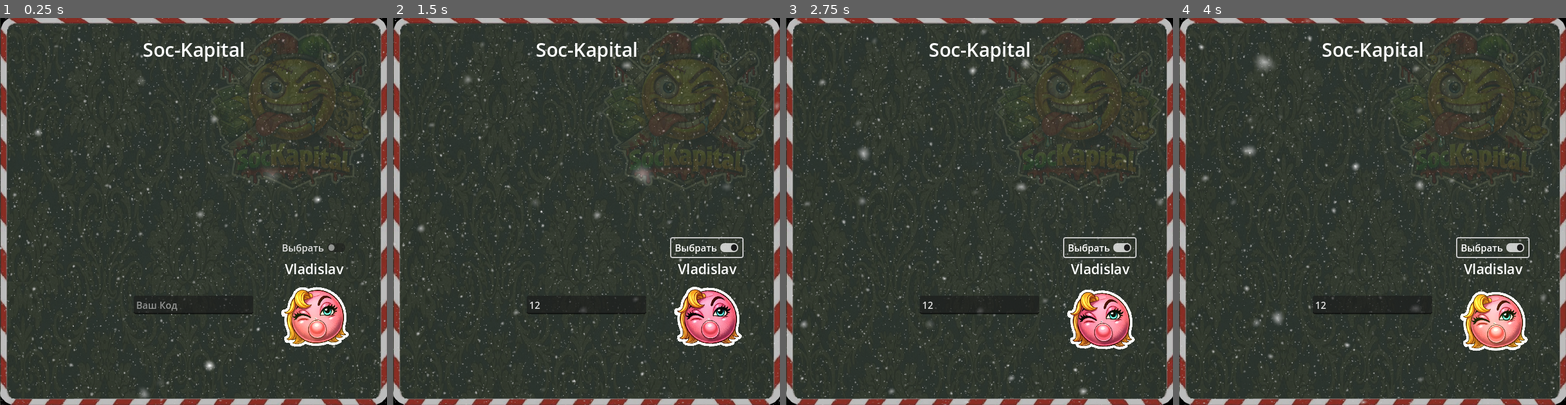
Above: before the commit, frames 1-4 (left to right).
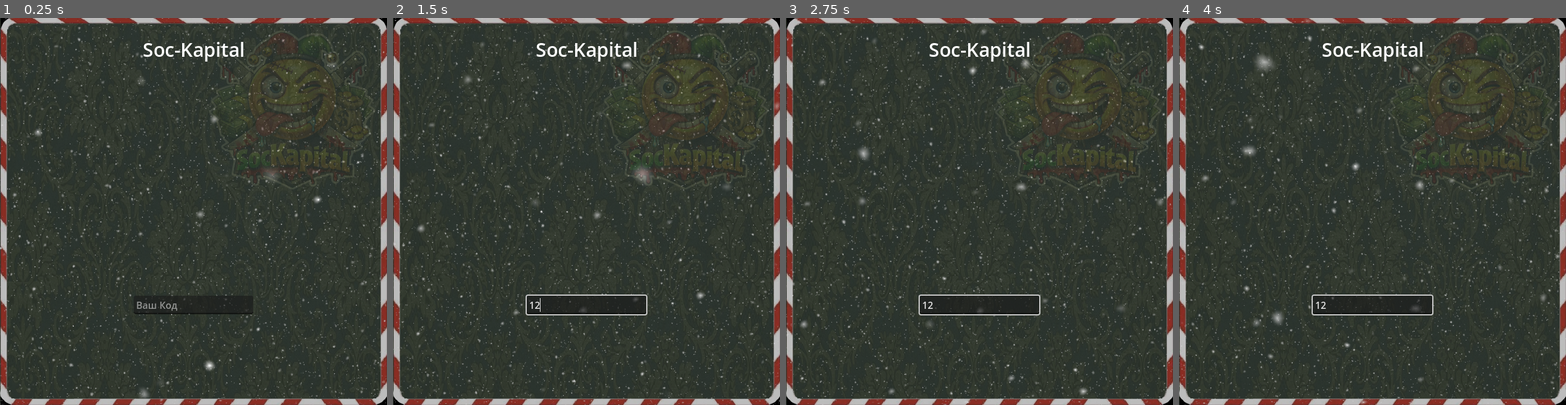
Above: after the commit, the same moments.

Repository: SumZbrod/SocKapitalGD
Game: Godot game, scene res://scene/main.tscn
Same seed, same stepped clock (60 frames per second), same inputs: the game is played once before the commit and once after it.
Inputs (mouse positions are in pixels of both pictures, inside the frame that each line leads up to):
- Up to frame 1 (0.25 s): no input
- Up to frame 2 (1.5 s): click (586, 304) at 0.52 s; type "12" at 0.6 s; click (706, 246) at 1.25 s, where only the run before the commit has a clickable "Выбрать"
- Up to frame 3 (2.75 s): tap Enter at 2 s; move the mouse to (1064, 192) at 2.02 s; tap 1 at 2.1 s; click (1064, 192) at 2.17 s; tap Space at 2.27 s
- Up to frame 4 (4 s): drag from (1295, 230) to (1353, 288) at 2.77 s; move the mouse to (1411, 126) at 3.52 s; tap K at 3.6 s; click (1411, 126) at 3.67 s

The runs differ from the first frame. In frame 1, 2.5% of the frame differs, in the area x 72-91%, y 58-85%; in frame 2, 2.9%, in the area x 34-91%, y 56-85%; in frame 3, 2.9%; in frame 4, 2.9%.
Error before the commit: Cannot call method 'duplicate' on a null value. (res://script/account.gd:20)

Commit message:
voting bar clicable

Diff:
--- a/scene/account.tscn
+++ b/scene/account.tscn
@@ -17,11 +17,6 @@
 script = ExtResource("1_ujsm1")
 metadata/_edit_use_anchors_ = true
 
-[node name="CheckButton" type="CheckButton" parent="."]
-layout_mode = 2
-size_flags_horizontal = 4
-text = "Выбрать"
-
 [node name="LabelName" type="Label" parent="."]
 layout_mode = 2
 size_flags_horizontal = 4
@@ -38,6 +33,15 @@
 texture = ExtResource("3_mntt1")
 region_rect = Rect2(682, 0, 341, 341)
 
+[node name="Button" type="Button" parent="NinePatchRect"]
+modulate = Color(1, 1, 1, 0)
+layout_mode = 1
+anchors_preset = 15
+anchor_right = 1.0
+anchor_bottom = 1.0
+grow_horizontal = 2
+grow_vertical = 2
+
 [node name="ScoreLabel" type="Label" parent="."]
 layout_mode = 2
 size_flags_horizontal = 4
@@ -48,4 +52,6 @@
 [node name="MessageLabel" type="Label" parent="."]
 layout_mode = 2
 
-[connection signal="toggled" from="CheckButton" to="." method="_on_check_button_toggled"]
+[connection signal="mouse_entered" from="NinePatchRect/Button" to="." method="_on_button_mouse_entered"]
+[connection signal="mouse_exited" from="NinePatchRect/Button" to="." method="_on_button_mouse_exited"]
+[connection signal="pressed" from="NinePatchRect/Button" to="." method="_on_button_pressed"]
--- a/scene/main.tscn
+++ b/scene/main.tscn
@@ -25,7 +25,7 @@
 grow_horizontal = 2
 grow_vertical = 2
 script = ExtResource("1_itxqv")
-start_player_count = 2
+start_player_count = 3
 
 [node name="UpperBlock" type="VBoxContainer" parent="."]
 z_index = 1
@@ -116,6 +116,7 @@
 patch_margin_bottom = 15
 
 [node name="Account" parent="." instance=ExtResource("5_4j5ol")]
+visible = false
 layout_mode = 1
 anchor_left = 1.0
 anchor_right = 1.0
--- a/script/account.gd
+++ b/script/account.gd
@@ -1,6 +1,5 @@
 class_name AccountNode extends VBoxContainer
 
-@onready var check_button: CheckButton = $CheckButton
 @onready var label_name: Label = $LabelName
 @onready var nine_patch_rect: NinePatchRect = $NinePatchRect
 @onready var score_label: Label = $ScoreLabel
@@ -8,8 +7,9 @@
 signal change_select(value: bool)
 
 var button_pressed: bool
-var disabled: bool
+var disabled: bool = true
 var pid: int
+var deselected: bool = false
 
 func _ready() -> void:
 	make_material_unique()
@@ -17,7 +17,7 @@
 func make_material_unique():
 	var nine_patch_rect_material = nine_patch_rect.get_material()
 	if nine_patch_rect_material:
-		var unique_material = material.duplicate(true)
+		var unique_material = nine_patch_rect_material.duplicate(true)
 		nine_patch_rect.set_material(unique_material)
 
 func setup(player:PlayerClass):
@@ -39,10 +39,38 @@
 	score_label.visible = true
 	message_label.visible = true
 
-func _on_check_button_toggled(toggled_on: bool) -> void:
-	emit_signal("change_select", toggled_on)
-	button_pressed = check_button.button_pressed
-	disabled = check_button.disabled
-
 func get_pid():
 	return pid
+
+func set_ava_mode(value:int):
+	var ava_material:ShaderMaterial = nine_patch_rect.get_material()
+	ava_material.set_shader_parameter("mode", value)
+
+func change_press_button(value):
+	button_pressed = value
+	set_ava_mode(int(button_pressed))
+
+func _on_button_pressed() -> void:
+	if !disabled:
+		change_press_button(!button_pressed)
+		emit_signal("change_select", button_pressed)
+		deselected = false
+
+func _on_button_mouse_entered() -> void:
+	if !disabled and !button_pressed:
+		set_ava_mode(3)
+
+func _on_button_mouse_exited() -> void:
+	if !disabled and !button_pressed:
+		if deselected:
+			set_ava_mode(2)
+		else:
+			set_ava_mode(0)
+
+func reset() -> void:
+	set_ava_mode(0)
+	deselected = false
+
+func deselectit() -> void:
+	set_ava_mode(2)
+	deselected = true
--- a/script/main.gd
+++ b/script/main.gd
@@ -320,6 +320,7 @@
 			next_button.disabled = true
 			next_button.visible = false
 			voting_container.visible = true
+			voting_container.disable_accs()
 			h_slider.visible = false
 		_:
 			push_warning("[change_screen_properties] Uknown state: %s" % state)
--- a/script/voting_container.gd
+++ b/script/voting_container.gd
@@ -35,13 +35,35 @@
 		new_acc.change_select.connect(_on_chose_acc)
 		acc_chooses.append(false)
 
+func reset_accs():
+	var i := 0
+	for acc in get_children():
+		if acc_chooses[i]:
+			acc_chooses[i] = false
+		acc.reset()
+		i += 1
+
+func disable_accs():
+	var i := 0
+	for acc in get_children():
+		if acc_chooses[i]:
+			acc_chooses[i] = false
+		acc.reset()
+		acc.disabled = true
+		i += 1
+
 func _on_chose_acc(toggled_on: bool):
 	if toggled_on:
 		var i := 0
 		for acc in get_children():
-			acc.button_pressed = acc_chooses[i] != acc.button_pressed
+			acc.change_press_button(acc_chooses[i] != acc.button_pressed)
 			acc_chooses[i] = acc.button_pressed
+			if !acc_chooses[i]:
+				acc.deselectit()
 			i += 1
+	else:
+		reset_accs()
+
 	change_decition.emit(get_choose())
 
 func get_choose() -> int:
@@ -51,6 +73,7 @@
 	return 0
 
 func show_voting(pid_variants: Array):
+	reset_accs()
 	visible = true
 	for acc in get_children():
 		if acc.get_pid() in pid_variants:
--- a/shader/shaking.gdshader
+++ b/shader/shaking.gdshader
@@ -1,6 +1,6 @@
 shader_type canvas_item;
 varying vec2 world_pos_xy;
-uniform int mode = 0; // 0 - normal 1 - sdelected 2 - deselected
+uniform int mode = 0; // 0 - normal 1 - selected 2 - deselected 3 - hjover
 
 float saw(float x){
 	x = (1. - mod(x, 2.));
@@ -14,7 +14,7 @@
 	    local_pos.y += sin(TIME + world_pos_xy.x-local_pos.x*.5) * 5.;
 	}
 	else if (mode==1) {
-		float mag = (1.+saw(TIME)*.1);
+		float mag = (1.+saw(TIME)*.05);
 		local_pos = mag*(local_pos -64.)+64.;
 	}
 	VERTEX = local_pos;
@@ -27,8 +27,15 @@
 	if (mode==0) {
 		COLOR = vec4(COLOR.r+b, COLOR.g+1.5*b, COLOR.b, COLOR.a);
 	}
+	else if (mode == 1){
+		COLOR = vec4(COLOR.r+3.*b, COLOR.g+3.*b, COLOR.b+b, COLOR.a);
+		//COLOR = vec4(vec3(COLOR.a), COLOR.a);
+	}
 	else if (mode == 2){
 		float grad = (COLOR.r + COLOR.g + COLOR.b) * .2;
 		COLOR = vec4(vec3(grad), COLOR.a);
 	}
+	else if (mode == 3){
+		COLOR = vec4(COLOR.r+3.*b, COLOR.g+3.*b, COLOR.b+b, COLOR.a);
+	}
 }
